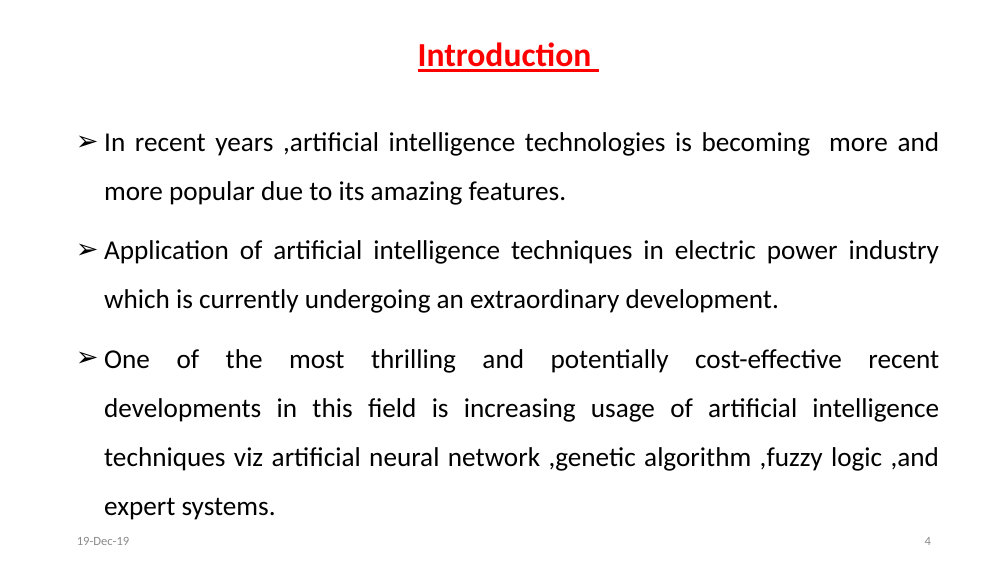
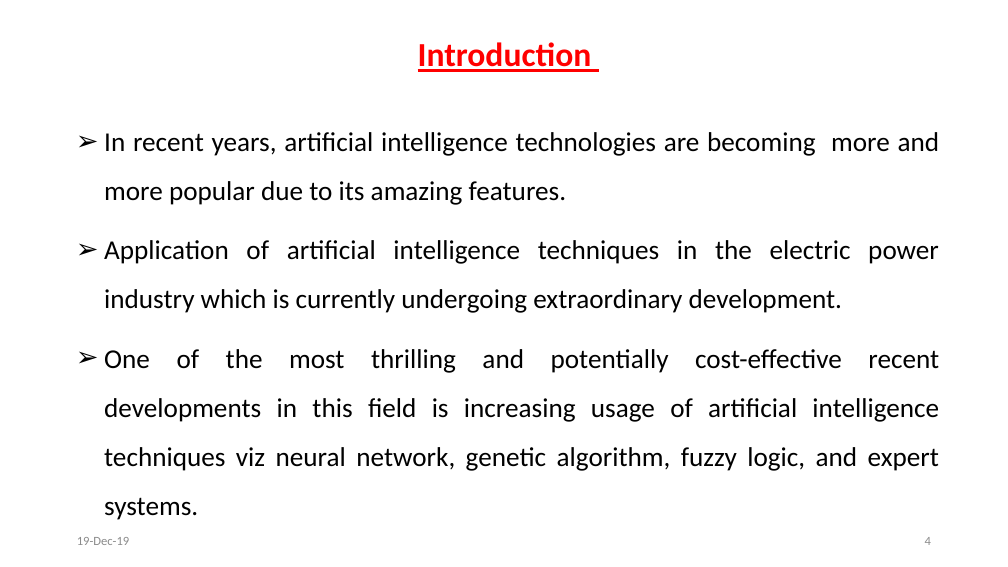
Before and after one commit to svec-final-year-project-eee/Project, a slide deck: slide 4 of First Review/First Oral Presentation.pptx. Drawn at 1008x567 pixels with LibreOffice and Linux fonts; fonts in the diff are those of the drawing. Boxes give left, top, right and bottom in pixels: in the first picture for what was removed or moved away, otherwise in the second. Text is boxed around its words. In the diff, an @@ line names an element or a change of style, - is before the commit and + after.

```diff
--- a/First Review/First Oral Presentation.pptx
+++ b/First Review/First Oral Presentation.pptx
@@ subtitle at bbox=[104, 132, 940, 520]: text changed @@
-➢ In recent years ,artificial intelligence technologies is becoming more and more popular due to its amazing features.
-➢ Application of artificial intelligence techniques in electric power industry which is currently undergoing an extraordinary development.
-➢ One of the most thrilling and potentially cost-effective recent developments in this field is increasing usage of artificial intelligence techniques viz artificial neural network ,genetic algorithm ,fuzzy logic ,and expert systems.
+➢ In recent years, artificial intelligence technologies are becoming more and more popular due to its amazing features.
+➢ Application of artificial intelligence techniques in the electric power industry which is currently undergoing extraordinary development.
+➢ One of the most thrilling and potentially cost-effective recent developments in this field is increasing usage of artificial intelligence techniques viz neural network, genetic algorithm, fuzzy logic, and expert systems.
```
Also in this commit, not shown: 5 other slides changed, 1 slide added, 2 other files.
